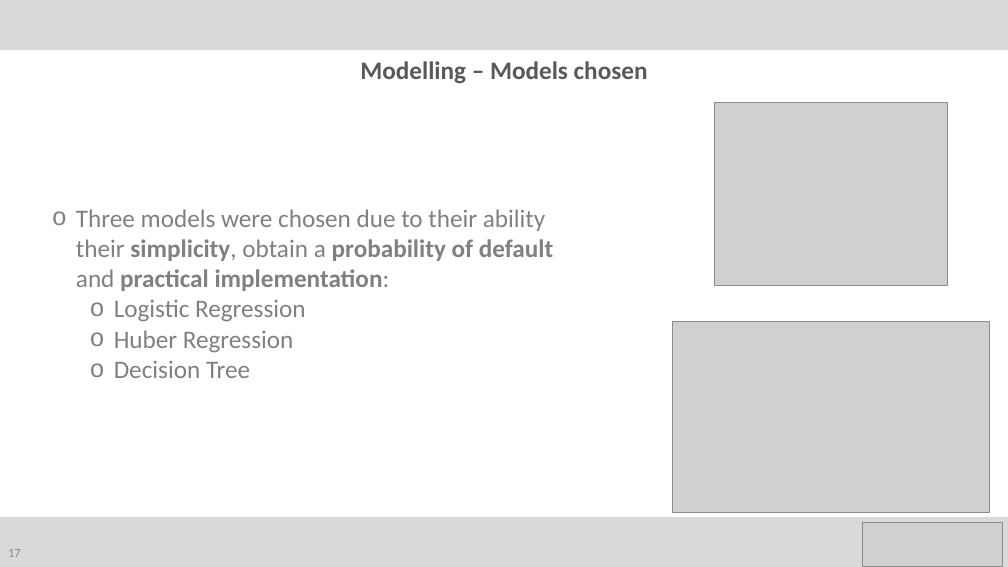
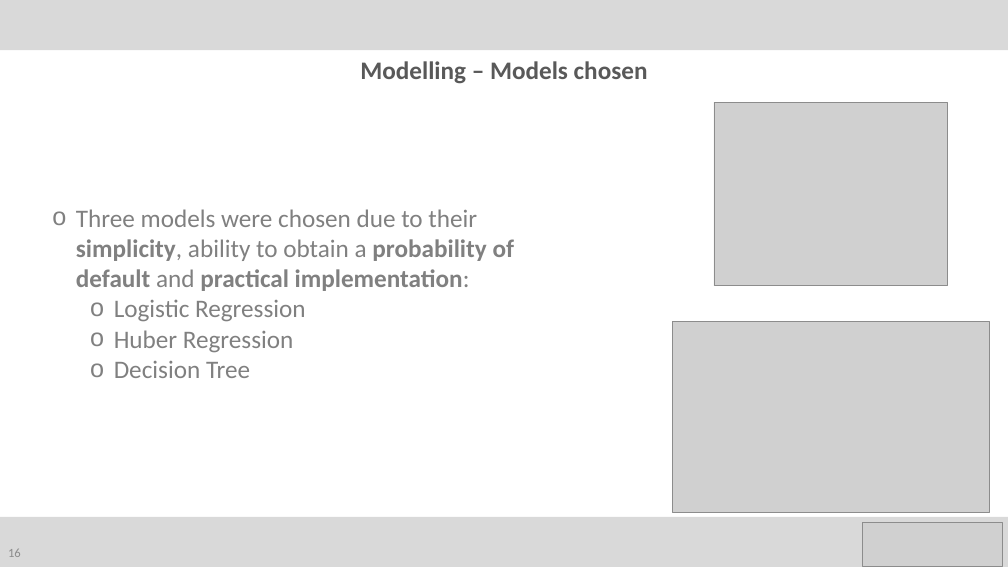
Before and after one commit to ah12068/fca-takehome-test, a slide deck: slide 16 of reports/FCA_presentation.pptx (slide 17 before the commit). Drawn at 1008x567 pixels with LibreOffice and Linux fonts; fonts in the diff are those of the drawing; grey boxes stand for pictures. Boxes give left, top, right and bottom in pixels: in the first picture for what was removed or moved away, otherwise in the second. Text is boxed around its words. In the diff, an @@ line names an element or a change of style, - is before the commit and + after.

```diff
--- a/reports/FCA_presentation.pptx
+++ b/reports/FCA_presentation.pptx
@@ text at (76,209,515,291): text changed; bold on @@
-o Three models were chosen due to their ability their simplicity, obtain a probability of default and practical implementation:
+o Three models were chosen due to their simplicity, ability to obtain a probability of default and practical implementation:
@@ page number at (8,549,21,557): text changed @@
-17
+16
```
Also in this commit, not shown: 7 other slides changed, 16 slides added, 1 slide removed.
